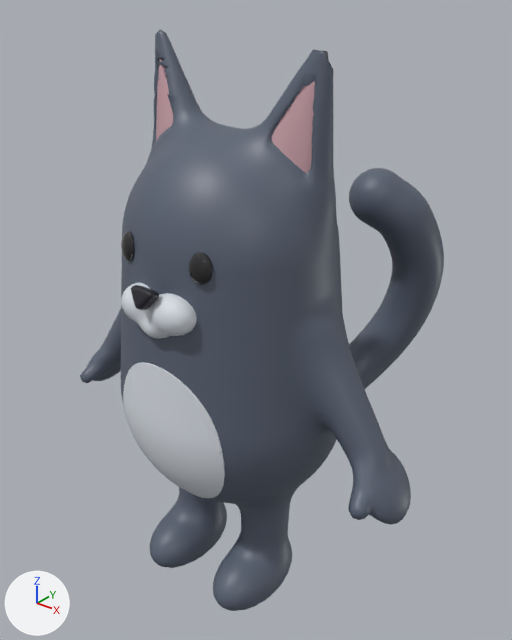
One commit to the glTF model models/Wolf.glb: the scene before it, then after it.
One viewpoint serves both versions: a 50 mm camera at (0.839, -0.968, 1.225) aimed at (-0.003, 0.084, 0.572). Arrows for +X, +Y and +Z are at lower left; the lights stay in place. The picture after the commit comes second. Vertices at exactly the same position are counted once.

In view in the first picture: 'Wolf'.
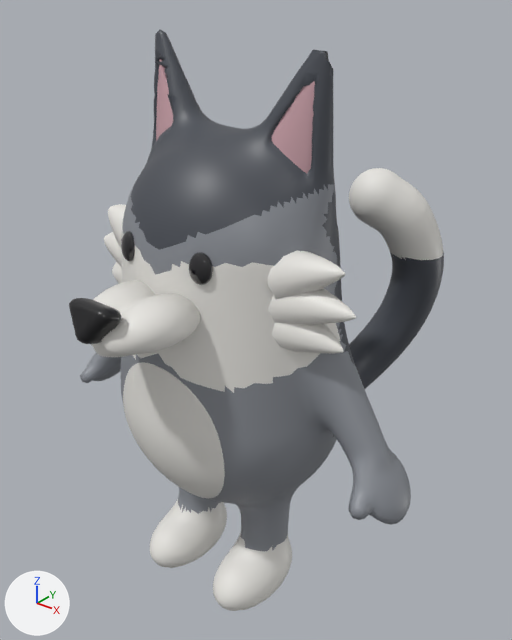
Pixel boxes [x1, y1, x2, y2] of what changed, in the pictures (512 x 640 px; the box of a moved part takes in the faces that stretch with it):
'Wolf', recoloured, reshaped (greyish blue to grey): before [80, 29, 444, 611]; after [69, 29, 444, 611]
part 1 of me_skin, moved or reshaped: before [131, 285, 159, 310]; after [69, 298, 121, 344]
part 2 of me_skin, rebuilt: before [121, 282, 197, 339]; after [91, 280, 200, 357]
part 3 of me_skin, added: after [267, 250, 345, 299]
part 4 of me_skin, added: after [268, 288, 356, 325]
part 5 of me_skin, added: after [272, 323, 344, 354]
part 6 of me_skin, added: after [108, 204, 126, 250]
part 7 of me_skin, added: after [104, 232, 122, 268]
part 8 of me_skin, added: after [112, 262, 122, 283]
part 9 of me_skin, recoloured: [131, 29, 444, 437] in both
part 10 of me_skin, recoloured (greyish blue to white): [121, 168, 443, 611] in both

What the commit changed:
Material 'Skin' (mat_skin) changes colour from greyish blue #5b6474 to grey #8b8f96; in linear values from (0.105, 0.127, 0.175) to (0.258, 0.275, 0.305).
Material 'Dark' (mat_dark) is new.
Its base color is (0.0704, 0.0782, 0.0953) (dark grey #4b4f57).
Its roughness is 0.46.
Material 'Light' (mat_light) is new.
Its base color is (0.831, 0.815, 0.776) (white #ebe9e4).
Its roughness is 0.46.
me_skin is used by ob_wolf; location (0.0, 0.0, 0.0).
me_skin had 15587 vertices, 31141 faces and spanned x -0.422..0.423, y -0.243..0.534, z 0.0..1.136.
me_skin now has 16379 vertices, 32581 faces and spans x -0.422..0.423, y -0.366..0.534, z 0.0..1.136.
me_skin part 1: the loose piece of 188 vertices spanning x -0.027..0.027, y -0.243..-0.207, z 0.71..0.75 is scaled about its middle by 1.75, then moved by (0.0, -0.11, -0.004).
me_skin part 2: the loose piece of 962 vertices spanning x -0.083..0.083, y -0.227..-0.156, z 0.646..0.737 is rebuilt with 962 vertices and now spans x -0.096..0.096, y -0.342..-0.155, z 0.642..0.743.
me_skin part 3: a new loose piece of 132 vertices spanning x 0.16..0.286, y -0.112..-0.008, z 0.717..0.815, in mat_light (white #ebe9e4).
me_skin part 4: a new loose piece of 132 vertices spanning x 0.172..0.311, y -0.112..-0.008, z 0.669..0.771, in mat_light (white #ebe9e4).
me_skin part 5: a new loose piece of 132 vertices spanning x 0.178..0.291, y -0.112..-0.008, z 0.623..0.727, in mat_light (white #ebe9e4).
me_skin part 6: a new loose piece of 132 vertices spanning x -0.286..-0.16, y -0.112..-0.008, z 0.717..0.815, in mat_light (white #ebe9e4).
me_skin part 7: a new loose piece of 132 vertices spanning x -0.311..-0.172, y -0.112..-0.008, z 0.669..0.771, in mat_light (white #ebe9e4).
me_skin part 8: a new loose piece of 132 vertices spanning x -0.291..-0.178, y -0.112..-0.008, z 0.623..0.727, in mat_light (white #ebe9e4).
me_skin part 9: 11151 faces spanning x -0.303..0.305, y -0.185..0.534, z 0.293..1.136 switch from mat_skin (greyish blue #5b6474) to mat_dark (dark grey #4b4f57).
me_skin part 10: 4311 faces spanning x -0.255..0.257, y -0.203..0.519, z 0.0..0.851 switch from mat_skin (greyish blue #5b6474) to mat_light (white #ebe9e4).
